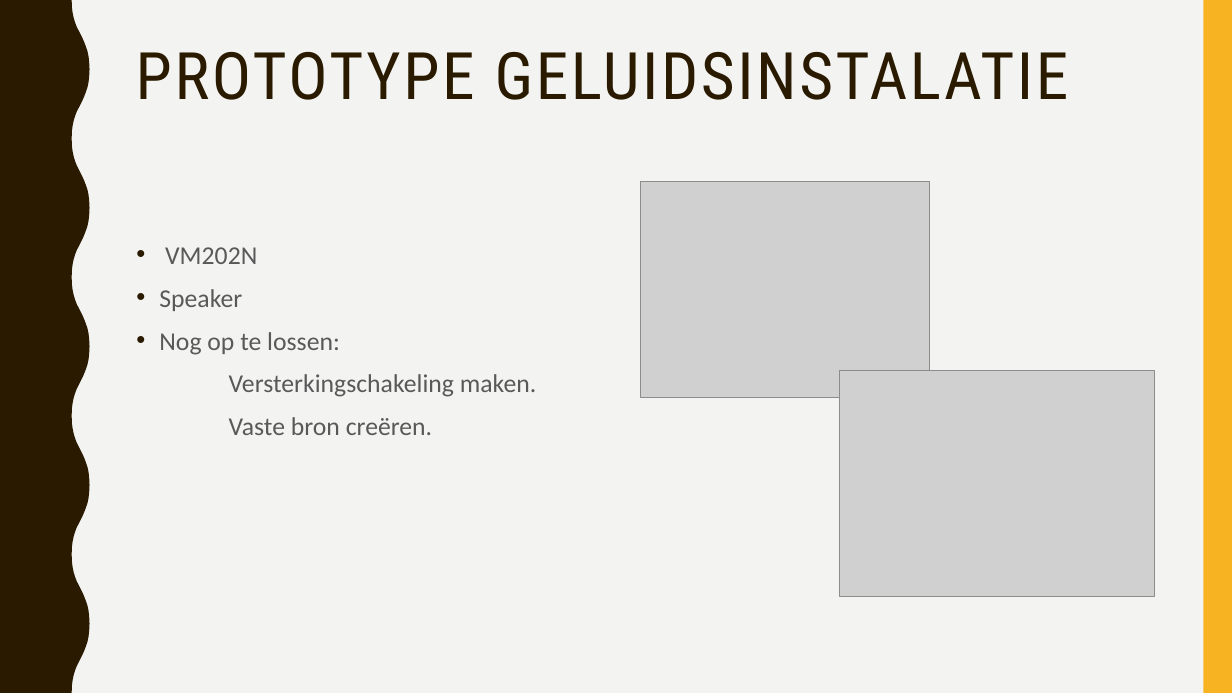
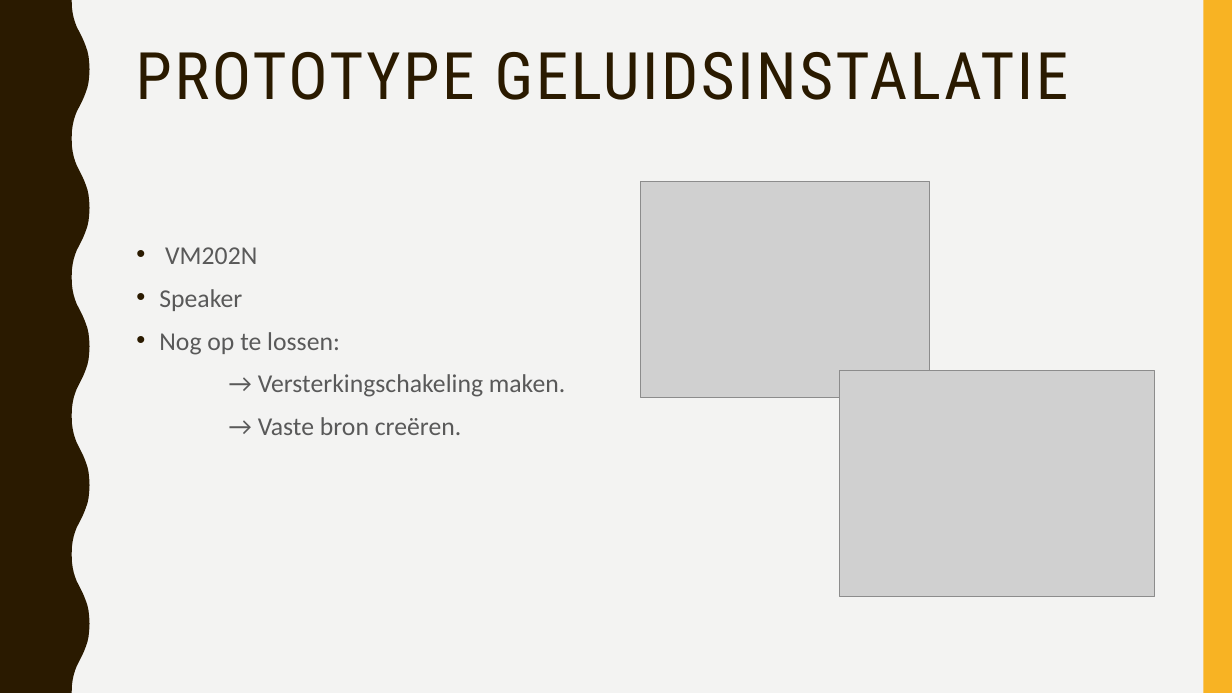
Before and after one commit to vives-project-xp/Taxi, a slide deck: slide 4 of School presentatie/project taxi.pptx. Drawn at 1232x693 pixels with LibreOffice and Linux fonts; fonts in the diff are those of the drawing; grey boxes stand for pictures. Boxes give left, top, right and bottom in pixels: in the first picture for what was removed or moved away, otherwise in the second. Text is boxed around its words. In the diff, an @@ line names an element or a change of style, - is before the commit and + after.

```diff
--- a/School presentatie/project taxi.pptx
+++ b/School presentatie/project taxi.pptx
@@ text at (258, 374, 565, 435): text changed @@
-Versterkingschakeling maken.
-Vaste bron creëren.
+→ Versterkingschakeling maken.
+→ Vaste bron creëren.
```
Also in this commit, not shown: 1 other file.
